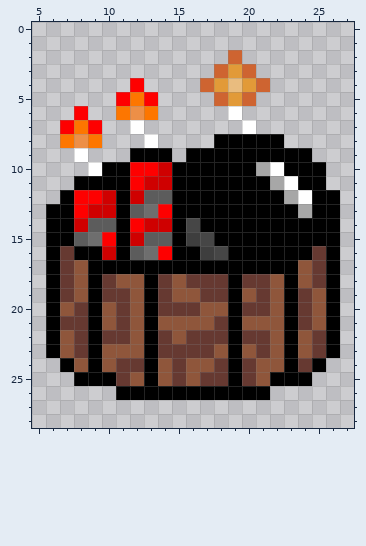
Two versions of one pixel-art sprite, World/images/Boombox.png. Above is the file before it was changed.
The file is 32x32 pixels. Shown: x 5..27, y 0..28.
The same view after the edit:
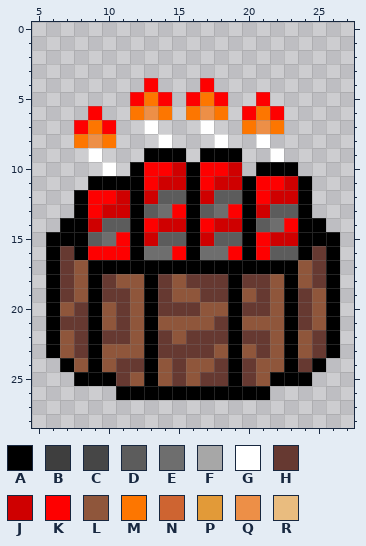
Palette (. is transparent): A #000000  B #3e3e3e  C #464646  D #5c5c5c  E #6e6e6e  F #a7a7a7  G #ffffff  H #663931  J #cf0000  K #fe0000  L #8f563b  M #fd7600  N #ce6431  P #e29a38  Q #ed8f47  R #e9bc7f
Author's note on the commit: BombBox pixel art
Edits made:
y 2: x 19 N -> .
y 3: x 18..20 NPN -> ...
y 4: x 12..13 K. -> .K; x 17..21 NPRPN -> K....
y 5: x 11..14 KMK. -> .KMK; x 16..21 ..NPN. -> KMK..K
y 6: x 8..9 K. -> .K; x 11..14 MQM. -> .MQM; x 16..22 ...G... -> MQM.KMK
y 7: x 7..10 KMK. -> .KMK; x 12..13 G. -> .G; x 17 . -> G; x 20..22 G.. -> MQM
y 8: x 7..10 MQM. -> .MQM; x 13..14 G. -> .G; x 18..22 AAAAA -> G..G.
y 9: x 8..9 G. -> .G; x 12 A -> .; x 15..16 .A -> A.; x 20..24 AAAAA -> ..G..
y 10: x 9..12 GAAK -> .G.A; x 14..15 JA -> KJ; x 17..22 AAAAFG -> KKJ.AA; x 24..25 AA -> ..
y 11: x 8 A -> .; x 12..13 KJ -> AK; x 15 A -> J; x 17..19 AAA -> KJJ; x 21..23 AFG -> KKJ; x 25 A -> .
y 12: x 7..8 AK -> .A; x 10..13 JAJD -> KJAJ; x 15 A -> D; x 17..19 AAA -> JDD; x 21..26 AAFGAA -> KJJA..
y 13: x 6..9 AAKJ -> ..AK; x 11..15 ADEKA -> JADEK; x 17..19 AAA -> DEK; x 21..26 AAAFAA -> JDDA..
y 14: x 6 A -> .; x 8..9 JD -> AJ; x 11..13 AKJ -> DAK; x 15..19 ACAAA -> JAKJJ; x 21..23 AAA -> DEK; x 26 A -> .
y 15: x 8..13 DEKAJD -> ADEKAJ; x 15..19 ABCAA -> DAJDD; x 21..23 AAA -> KJJ
y 16: x 9..12 AJAD -> KKKA; x 14..15 KA -> EK; x 17..19 BCA -> EEK; x 21..23 AAA -> KDD
Where, in picture pixels (left, top, right, bottom), the same in both pictures:
changed: (46, 50, 340, 260)
